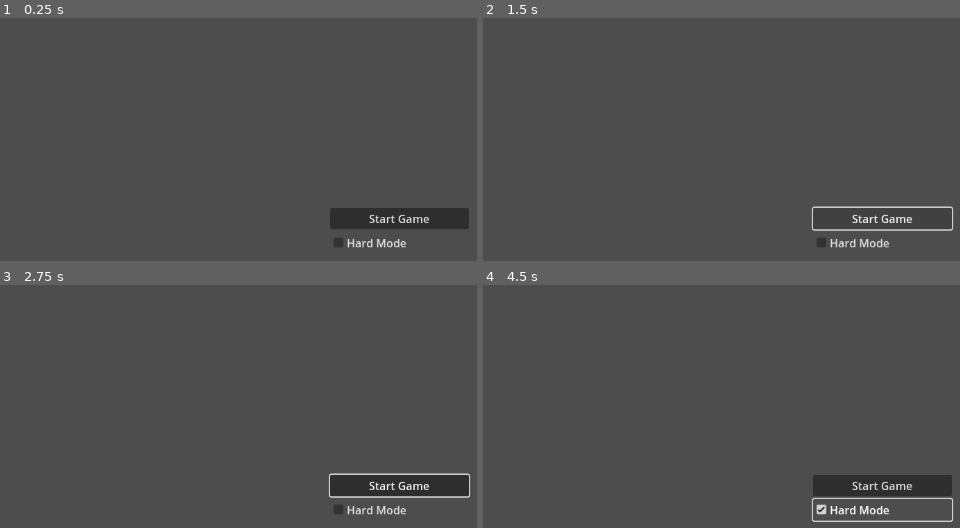
Above: before the commit, frames 1-4 (two rows, left to right).
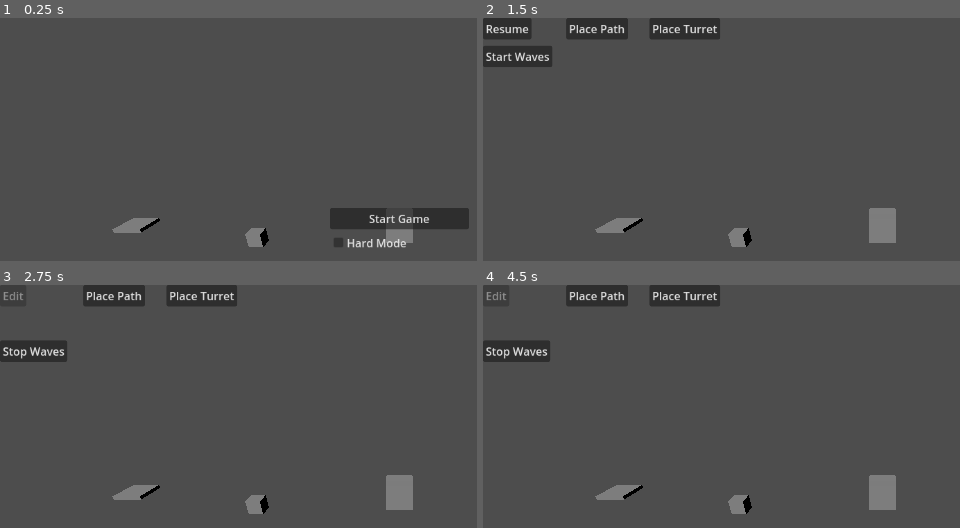
Above: after the commit, the same moments.

Repository: potatozepp/GPT-Test
Game: Godot game, scene res://main.tscn
Same seed, same stepped clock (60 frames per second), same inputs: the game is played once before the commit and once after it.
Inputs (mouse positions are in pixels of both pictures, inside the frame that each line leads up to):
- Up to frame 1 (0.25 s): no input
- Up to frame 2 (1.5 s): click "Start Game" at 0.5 s; click (883, 219) at 1.25 s, where only the run before the commit has a clickable "Start Game"
- Up to frame 3 (2.75 s): click (33, 323) at 2 s, where only the run after the commit has a clickable "Start Waves"
- Up to frame 4 (4.5 s): click (516, 350) at 2.75 s, where only the run after the commit has a clickable "Stop Waves"; click (516, 323) at 3.5 s, where only the run after the commit has a clickable "Start Waves"; click (883, 510) at 4.25 s, where only the run before the commit has a clickable "Hard Mode"

The runs differ from the first frame. In frame 1, 1.0% of the frame differs, in the area x 23-87%, y 82-95%; in frame 2, 6.5%; in frame 3, 7.6%, in the area x 0-99%, y 0-95%; in frame 4, 7.5%.
Error before the commit: Parse Error: Used space character for indentation instead of tab as used before in the file. (res://main.gd:40)

Commit message:
fix errors

Diff:
--- a/enemy.gd
+++ b/enemy.gd
@@ -6,40 +6,40 @@
 var hp := 3
 
 func _physics_process(delta: float) -> void:
-        var main = get_tree().get_root().get_node("Main")
-        var positions: Array = main.path_positions
-        var core_pos: Vector3 = positions[positions.size() - 1]
+	var main = get_tree().get_root().get_node("Main")
+	var positions: Array = main.path_positions
+	var core_pos: Vector3 = positions[positions.size() - 1]
 
-        var found_path := false
-        for i in range(positions.size()):
-                if position.distance_to(positions[i]) <= detection_radius:
-                        current_index = i
-                        found_path = true
-                        break
-        if not found_path:
-                current_index = -1
+	var found_path := false
+	for i in range(positions.size()):
+		if position.distance_to(positions[i]) <= detection_radius:
+			current_index = i
+			found_path = true
+			break
+	if not found_path:
+		current_index = -1
 
-        var target: Vector3 = core_pos
-        if current_index != -1:
-                var next_index := current_index + 1
-                if next_index >= positions.size():
-                        print("Game Over")
-                        get_tree().quit()
-                        return
-                var next_target: Vector3 = positions[next_index]
-                if position.distance_to(core_pos) < position.distance_to(next_target):
-                        target = core_pos
-                else:
-                        target = next_target
+	var target: Vector3 = core_pos
+	if current_index != -1:
+		var next_index := current_index + 1
+		if next_index >= positions.size():
+			print("Game Over")
+			get_tree().quit()
+			return
+		var next_target: Vector3 = positions[next_index]
+		if position.distance_to(core_pos) < position.distance_to(next_target):
+			target = core_pos
+		else:
+			target = next_target
 
-        var direction := (target - position).normalized()
-        var distance := speed * delta
-        if position.distance_to(target) <= distance:
-                position = target
-                if current_index != -1 and target != core_pos:
-                        current_index += 1
-        else:
-                position += direction * distance
+	var direction := (target - position).normalized()
+	var distance := speed * delta
+	if position.distance_to(target) <= distance:
+		position = target
+		if current_index != -1 and target != core_pos:
+			current_index += 1
+	else:
+		position += direction * distance
 
 func take_damage(amount: int) -> void:
 	hp -= amount
--- a/main.gd
+++ b/main.gd
@@ -39,10 +39,10 @@
 	start_path.add_to_group("paths")
 	add_child(start_path)
 
-        var tower = TowerScene.instantiate()
-        tower.position = Vector3(-10, 0, 2)
-        add_child(tower)
-        tower.add_to_group("towers")
+	var tower = TowerScene.instantiate()
+	tower.position = Vector3(-10, 0, 2)
+	add_child(tower)
+	tower.add_to_group("towers")
 
 	preview_path = PathScene.instantiate()
 	var mesh = preview_path.get_node("Mesh") as MeshInstance3D
@@ -74,8 +74,8 @@
 	stop_button.visible = false
 	path_button.visible = false
 	turret_button.visible = false
-        set_process(true)
-        set_process_unhandled_input(true)
+	set_process(true)
+	set_process_unhandled_input(true)
 
 func start_game() -> void:
 	game_loaded = true
@@ -146,84 +146,83 @@
 	for e in enemies:
 		e.queue_free()
 
-func _input(event: InputEvent) -> void:
 func _unhandled_input(event: InputEvent) -> void:
-        if not game_loaded or not editing_mode:
-                return
-
-        if event is InputEventKey and event.pressed and event.keycode == KEY_DELETE and selected_node:
-                if selected_node.is_in_group("paths"):
-                        path_positions.erase(selected_node.position)
-                selected_node.queue_free()
-                selected_node = null
-                original_material = null
-                return
-
-        if event is InputEventMouseButton and event.button_index == MOUSE_BUTTON_LEFT and event.pressed:
-                var mouse_pos = event.position
-                var origin = camera.project_ray_origin(mouse_pos)
-                var dir = camera.project_ray_normal(mouse_pos)
-                var space = get_world_3d().direct_space_state
-                var query = PhysicsRayQueryParameters3D.create(origin, origin + dir * 1000)
-                var result = space.intersect_ray(query)
-                if result:
-                        var node = result.collider
-                        if node.is_in_group("paths") or node.is_in_group("towers"):
-                                select_node(node)
-                                return
-                        elif node.get_parent() and (node.get_parent().is_in_group("paths") or node.get_parent().is_in_group("towers")):
-                                select_node(node.get_parent())
-                                return
-                clear_selection()
-                if placement_mode == "path":
-                        add_path_segment(preview_path.position)
-                else:
-                        place_turret(preview_tower.position)
+	if not game_loaded or not editing_mode:
+		return
+
+	if event is InputEventKey and event.pressed and event.keycode == KEY_DELETE and selected_node:
+		if selected_node.is_in_group("paths"):
+			path_positions.erase(selected_node.position)
+		selected_node.queue_free()
+		selected_node = null
+		original_material = null
+		return
+
+	if event is InputEventMouseButton and event.button_index == MOUSE_BUTTON_LEFT and event.pressed:
+		var mouse_pos = event.position
+		var origin = camera.project_ray_origin(mouse_pos)
+		var dir = camera.project_ray_normal(mouse_pos)
+		var space = get_world_3d().direct_space_state
+		var query = PhysicsRayQueryParameters3D.create(origin, origin + dir * 1000)
+		var result = space.intersect_ray(query)
+		if result:
+			var node = result.collider
+			if node.is_in_group("paths") or node.is_in_group("towers"):
+				select_node(node)
+				return
+			elif node.get_parent() and (node.get_parent().is_in_group("paths") or node.get_parent().is_in_group("towers")):
+				select_node(node.get_parent())
+				return
+		clear_selection()
+		if placement_mode == "path":
+			add_path_segment(preview_path.position)
+		else:
+			place_turret(preview_tower.position)
 
 func add_path_segment(pos: Vector3) -> void:
-        pos.y = 0
-        for n in get_tree().get_nodes_in_group("paths"):
-                if n.position == pos:
-                        return
-        for t in get_tree().get_nodes_in_group("towers"):
-                if t.position == pos:
-                        return
-        path_positions.insert(path_positions.size() - 1, pos)
-        var p = PathScene.instantiate()
-        p.position = pos
-        p.add_to_group("paths")
-        add_child(p)
+	pos.y = 0
+	for n in get_tree().get_nodes_in_group("paths"):
+		if n.position == pos:
+			return
+	for t in get_tree().get_nodes_in_group("towers"):
+		if t.position == pos:
+			return
+	path_positions.insert(path_positions.size() - 1, pos)
+	var p = PathScene.instantiate()
+	p.position = pos
+	p.add_to_group("paths")
+	add_child(p)
 
 func place_turret(pos: Vector3) -> void:
-        pos.y = 0
-        for n in get_tree().get_nodes_in_group("paths"):
-                if n.position == pos:
-                        return
-        for tt in get_tree().get_nodes_in_group("towers"):
-                if tt.position == pos:
-                        return
-        var t = TowerScene.instantiate()
-        t.position = pos
-        t.add_to_group("towers")
-        add_child(t)
+	pos.y = 0
+	for n in get_tree().get_nodes_in_group("paths"):
+		if n.position == pos:
+			return
+	for tt in get_tree().get_nodes_in_group("towers"):
+		if tt.position == pos:
+			return
+	var t = TowerScene.instantiate()
+	t.position = pos
+	t.add_to_group("towers")
+	add_child(t)
 
 func select_node(node: Node3D) -> void:
-        clear_selection()
-        selected_node = node
-        var mesh = node.get_node_or_null("Mesh") as MeshInstance3D
-        if mesh:
-                original_material = mesh.get_active_material(0)
-                var mat := StandardMaterial3D.new()
-                mat.albedo_color = Color(1, 0, 0)
-                mesh.set_surface_override_material(0, mat)
+	clear_selection()
+	selected_node = node
+	var mesh = node.get_node_or_null("Mesh") as MeshInstance3D
+	if mesh:
+		original_material = mesh.get_active_material(0)
+		var mat := StandardMaterial3D.new()
+		mat.albedo_color = Color(1, 0, 0)
+		mesh.set_surface_override_material(0, mat)
 
 func clear_selection() -> void:
-        if selected_node:
-                var mesh = selected_node.get_node_or_null("Mesh") as MeshInstance3D
-                if mesh and original_material:
-                        mesh.set_surface_override_material(0, original_material)
-        selected_node = null
-        original_material = null
+	if selected_node:
+		var mesh = selected_node.get_node_or_null("Mesh") as MeshInstance3D
+		if mesh and original_material:
+			mesh.set_surface_override_material(0, original_material)
+	selected_node = null
+	original_material = null
 
 
 func _process(delta: float) -> void:
